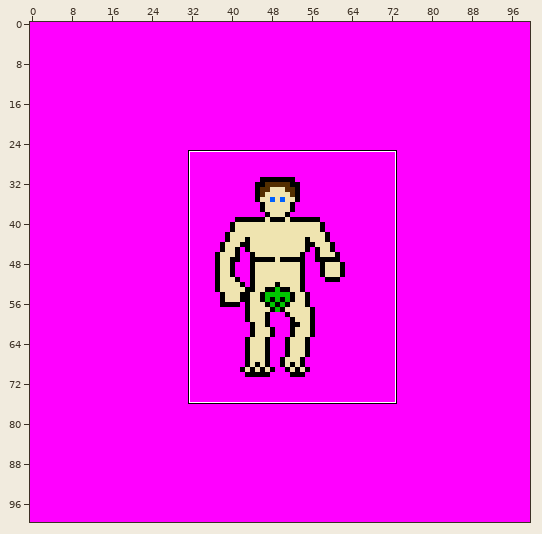
One commit to this pixel-art file: resources/images/ase_work/base_attack_slash.ase. Above: a wide view before the commit, with the close-up outlined.
Close-up. Before:
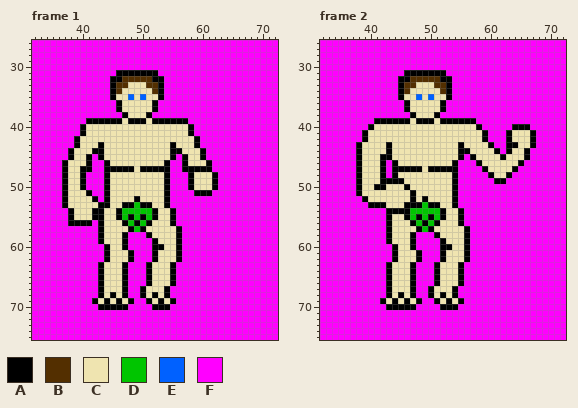
100x100 pixels, 7 frames. Shown: frame 1: x 32..72, y 26..75; frame 2: x 32..72, y 26..75. The commit also changed other frames or places, which this record leaves out.
Palette (. is transparent): A #000000  B #532f00  C #efe4b0  D #00c500  E #0061ff  F #ff00ff
Now the later version:
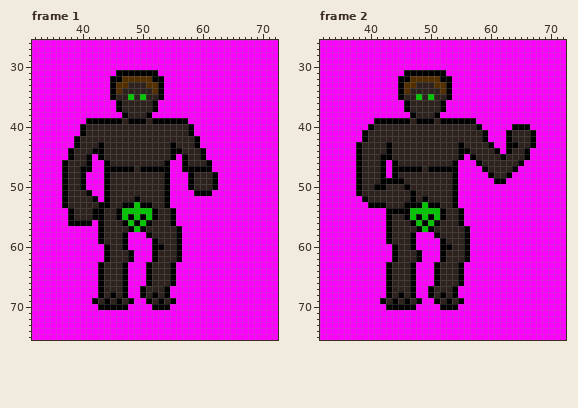
Diff:
layer "human - male - white" added
layer "human - male - black" added
layer "base" removed
colour C: #efe4b0 -> #2d221e
Changed rows in their new state; - is a pixel that keeps its letter.
Frame 1, layer "human - male - black":
first column x 48:
35 D-D
Frame 2, layer "human - male - black": the same change as frame 1
